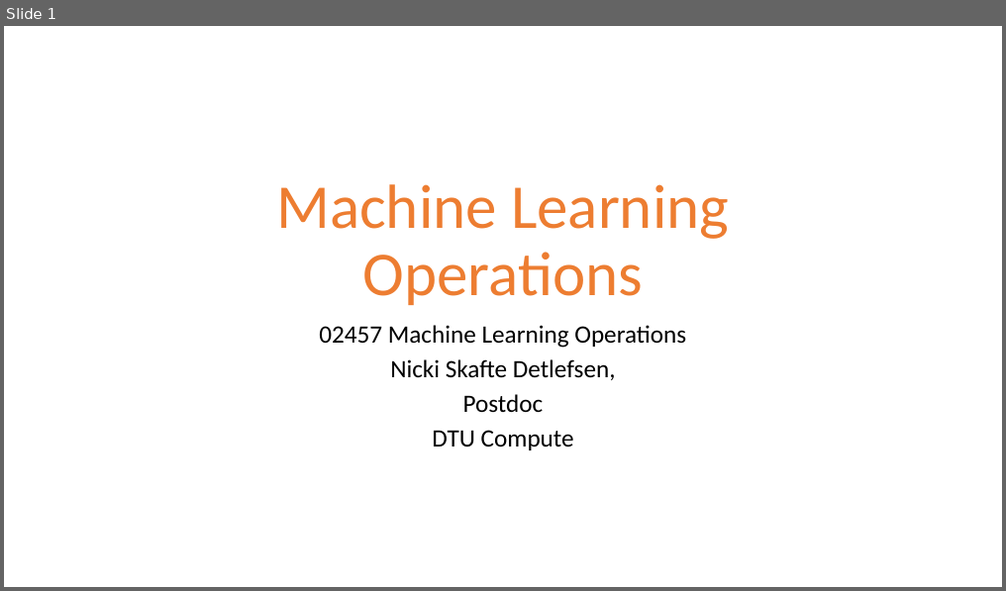
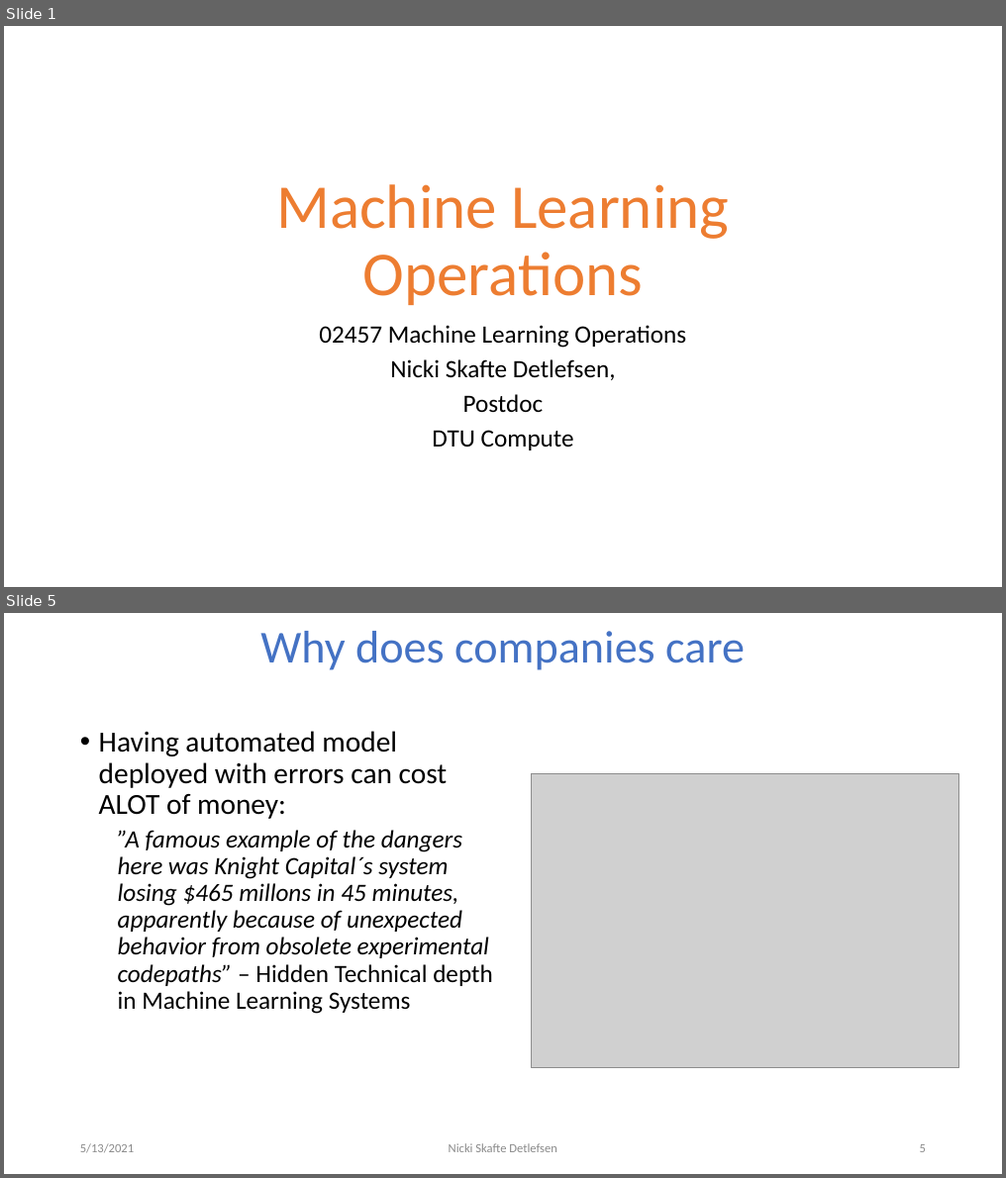
Before and after one commit to DeepEasterbunny/dtu_mlops, a slide deck: 02_code_organisation/MLOps.pptx. Shown one above the other, each under a label of ours: slide 1 before the commit, slides 1 and 5 after it; the slides between them are not shown. The pictures are 1006x591 and 1006x1178 pixels, drawn with LibreOffice and Linux fonts; fonts in the diff are those of the drawing; grey boxes stand for pictures; background and template pictures are left out. Boxes give left, top, right and bottom in pixels: in the first picture for what was removed or moved away, otherwise in the second. Text is boxed around its words. In the diff, an @@ line names an element or a change of style, - is before the commit and + after.

```diff
--- a/02_code_organisation/MLOps.pptx
+++ b/02_code_organisation/MLOps.pptx
@@ slide 5 added at bbox=[4, 613, 1002, 1174], background #FFFFFF @@
@@ title added at bbox=[260, 631, 745, 670], 44 pt, text #4472C4 @@
+Why does companies care
@@ text added at bbox=[99, 731, 493, 1014], 24 pt, text #000000, italic @@
+• Having automated model deployed with errors can cost ALOT of money:
+  ”A famous example of the dangers here was Knight Capital´s system losing $465 millons in 45 minutes, apparently because of unexpected behavior from obsolete experimental codepaths” – Hidden Technical depth in Machine Learning Systems
@@ picture added at bbox=[531, 773, 959, 1068] @@
@@ text added at bbox=[80, 1144, 134, 1154], 12 pt, text #8C8C8C @@
+5/13/2021
@@ text added at bbox=[449, 1144, 557, 1153], 12 pt, text #8C8C8C @@
+Nicki Skafte Detlefsen
@@ page number added at bbox=[920, 1145, 926, 1153], 12 pt, text #8C8C8C @@
+5
```
Also in this commit, not shown: 6 slides changed, 2 other slides added, 3 other files.
